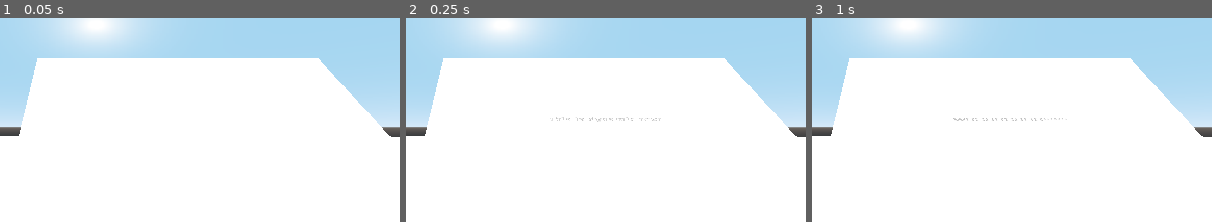
Above: before the commit, frames 1-3 (left to right).
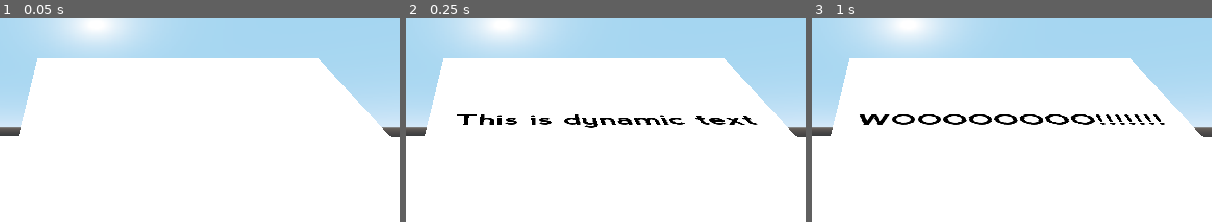
Above: after the commit, the same moments.

Repository: oudeismetis/reading-room
Game: Godot game, scene res://Main.tscn
Same seed, same stepped clock (60 frames per second), same inputs: the game is played once before the commit and once after it.
Inputs (mouse positions are % of the whole screen's width and height, from its top left):
- Up to frame 1 (0.05 s): no input
- Up to frame 2 (0.25 s): no input
- Up to frame 3 (1 s): tap Enter at 0.5 s; move the mouse to (72, 37) at 0.52 s; click (72, 37) at 0.6 s
The pictures show only the part of the screen within x 32-82%, y 16-66%; the shares and areas given below are measured in that part.

Frame 1 is identical in both runs. In frame 2, 1.5% of the frame differs, in the area x 12-88%, y 47-54%; in frame 3, 2.0%, in the area x 12-89%, y 47-53%.

Commit message:
Basic font for dynamic text. README reminders

Diff:
--- a/Book.tscn
+++ b/Book.tscn
@@ -1,7 +1,8 @@
-[gd_scene load_steps=7 format=2]
+[gd_scene load_steps=9 format=2]
 
 [ext_resource path="res://PageText.gd" type="Script" id=1]
 [ext_resource path="res://Book.gd" type="Script" id=2]
+[ext_resource path="res://NevisBold.tres" type="DynamicFont" id=3]
 
 [sub_resource type="SpatialMaterial" id=1]
 albedo_color = Color( 0.960784, 0.85098, 0.823529, 0.34902 )
@@ -15,6 +16,9 @@
 
 [sub_resource type="ViewportTexture" id=4]
 viewport_path = NodePath("Sprite3D/PageText")
+
+[sub_resource type="Theme" id=5]
+default_font = ExtResource( 3 )
 
 [node name="Book" type="Spatial"]
 script = ExtResource( 2 )
@@ -33,7 +37,7 @@
 texture = SubResource( 4 )
 
 [node name="PageText" type="Viewport" parent="Sprite3D"]
-size = Vector2( 128, 14 )
+size = Vector2( 339, 41 )
 transparent_bg = true
 render_target_v_flip = true
 script = ExtResource( 1 )
@@ -41,4 +45,8 @@
 [node name="Label" type="Label" parent="Sprite3D/PageText"]
 margin_right = 40.0
 margin_bottom = 14.0
+theme = SubResource( 5 )
+custom_colors/font_color = Color( 0, 0, 0, 1 )
+custom_constants/shadow_as_outline = 1
+custom_fonts/font = ExtResource( 3 )
 text = "This is dynamic text"
--- /dev/null
+++ b/NevisBold.tres
@@ -0,0 +1,7 @@
+[gd_resource type="DynamicFont" load_steps=2 format=2]
+
+[ext_resource path="res://NevisBold-KGwl.ttf" type="DynamicFontData" id=1]
+
+[resource]
+size = 36
+font_data = ExtResource( 1 )
Binary file added: NevisBold-KGwl.ttf
Not shown, changed: icon.png.import
Not shown, changed: reticle.png.import
Not shown, changed: README.md
